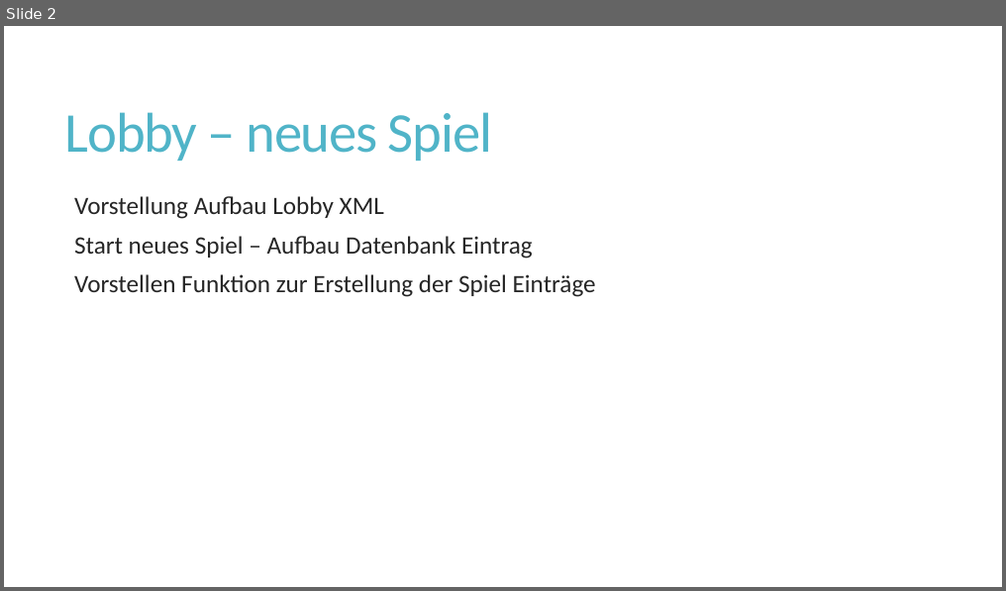
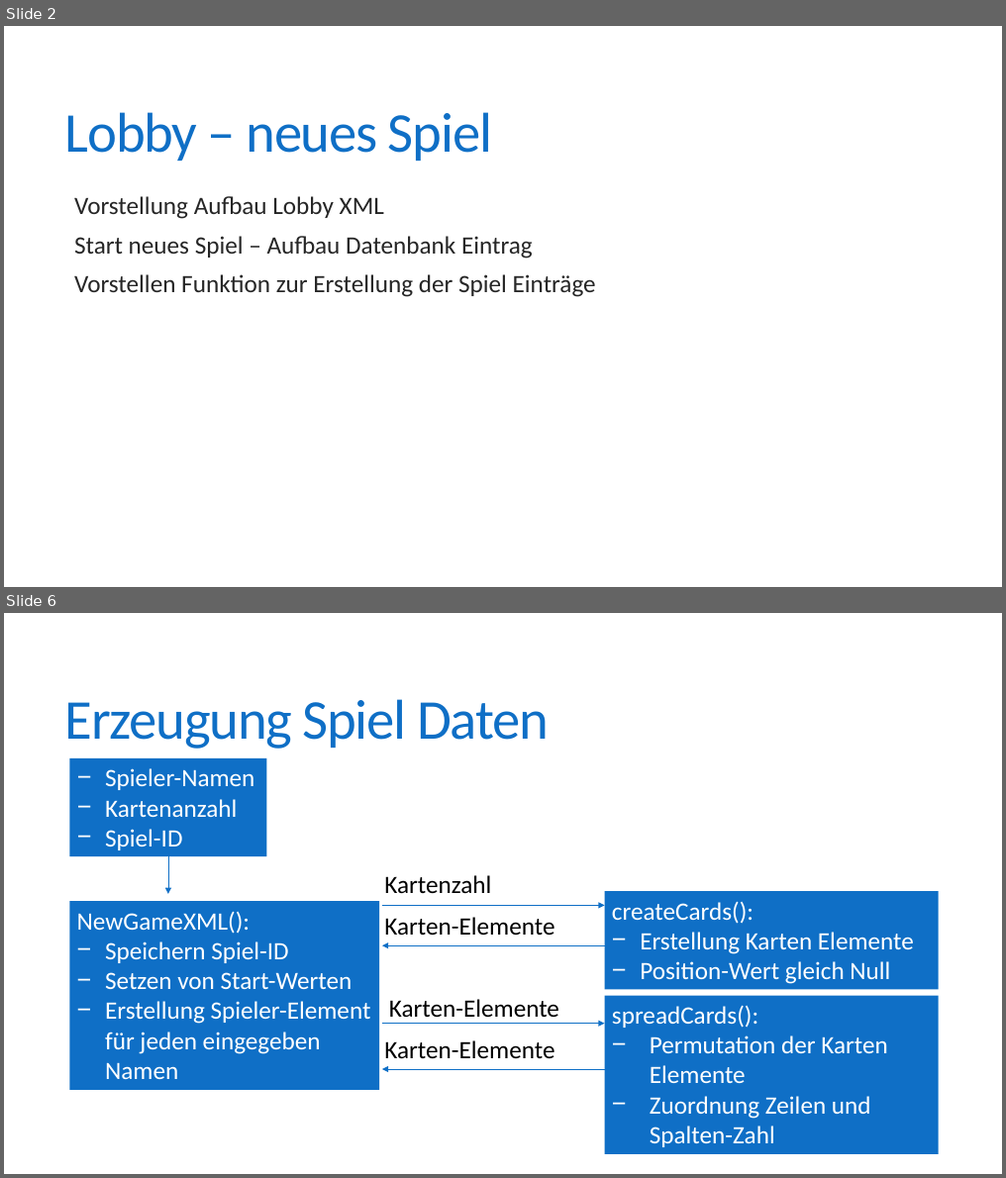
Before and after one commit to fborrmann/memory_game, a slide deck: Memory.pptx. Shown one above the other, each under a label of ours: slide 2 before the commit, slides 2 and 6 after it; the slides between them are not shown. The pictures are 1006x591 and 1006x1178 pixels, drawn with LibreOffice and Linux fonts; fonts in the diff are those of the drawing. Boxes give left, top, right and bottom in pixels: in the first picture for what was removed or moved away, otherwise in the second. Text is boxed around its words. In the diff, an @@ line names an element or a change of style, - is before the commit and + after.

```diff
--- a/Memory.pptx
+++ b/Memory.pptx
@@ slide 6 added at (4,613,1002,1174), background #FFFFFF @@
@@ title added at (65,699,548,749), 54 pt, text #0F6FC6 @@
+Erzeugung Spiel Daten
@@ rectangle added at (70,759,266,857), fill #0F6FC6, 24 pt, text #FFFFFF @@
+− Spieler-Namen
+− Kartenanzahl
+− Spiel-ID
@@ arrow added from (168, 858) to (168, 894), #0F6FC6 0.75 pt @@
@@ text added at (384,875,491,894), 24 pt, text #000000 @@
+Kartenzahl
@@ rectangle added at (70,901,380,1090), fill #0F6FC6, 24 pt, text #FFFFFF @@
+NewGameXML():
+− Speichern Spiel-ID
+− Setzen von Start-Werten
+− Erstellung Spieler-Element für jeden eingegeben Namen
@@ arrow added from (382, 906) to (604, 906), #0F6FC6 0.75 pt @@
@@ rectangle added at (604,891,939,989), fill #0F6FC6, 24 pt, text #FFFFFF @@
+createCards():
+− Erstellung Karten Elemente
+− Position-Wert gleich Null
@@ text added at (384,917,554,936), 24 pt, text #000000 @@
+Karten-Elemente
@@ arrow added from (604, 947) to (382, 947), #0F6FC6 0.75 pt @@
@@ rectangle added at (604,995,939,1155), fill #0F6FC6, 24 pt, text #FFFFFF @@
+spreadCards():
+− Permutation der Karten Elemente
+− Zuordnung Zeilen und Spalten-Zahl
@@ arrow added from (382, 1024) to (604, 1024), #0F6FC6 0.75 pt @@
@@ text added at (389,999,559,1017), 24 pt, text #000000 @@
+Karten-Elemente
@@ text added at (384,1041,554,1059), 24 pt, text #000000 @@
+Karten-Elemente
@@ arrow added from (604, 1069) to (382, 1069), #0F6FC6 0.75 pt @@
@@ slide 2 changed as well @@
@@ title "Lobby – neues Spiel" at (65,112,492,161): text colour #50B4C8 to #0F6FC6 @@
```
Also in this commit, not shown: 4 other slides changed, 3 other slides added.
